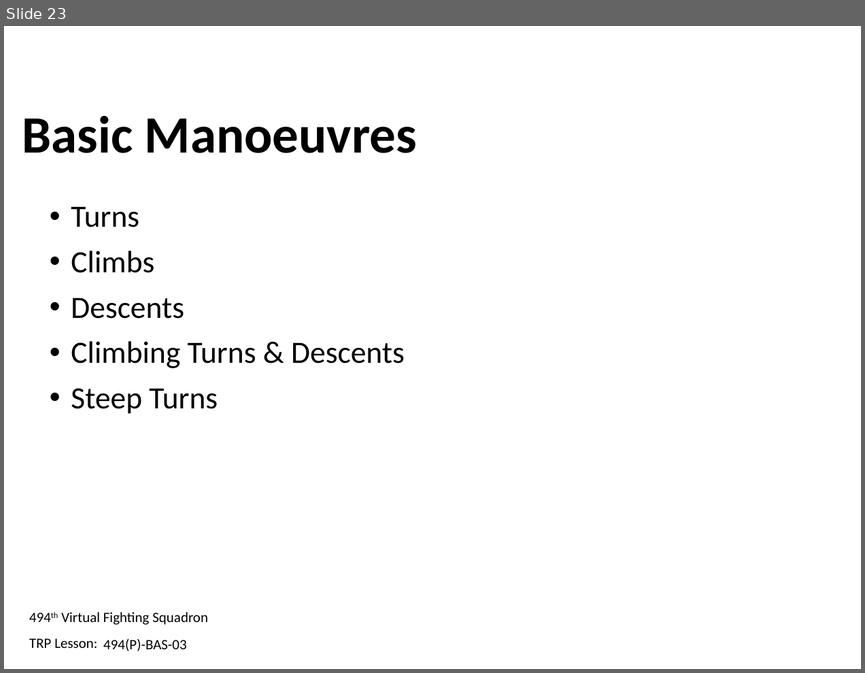
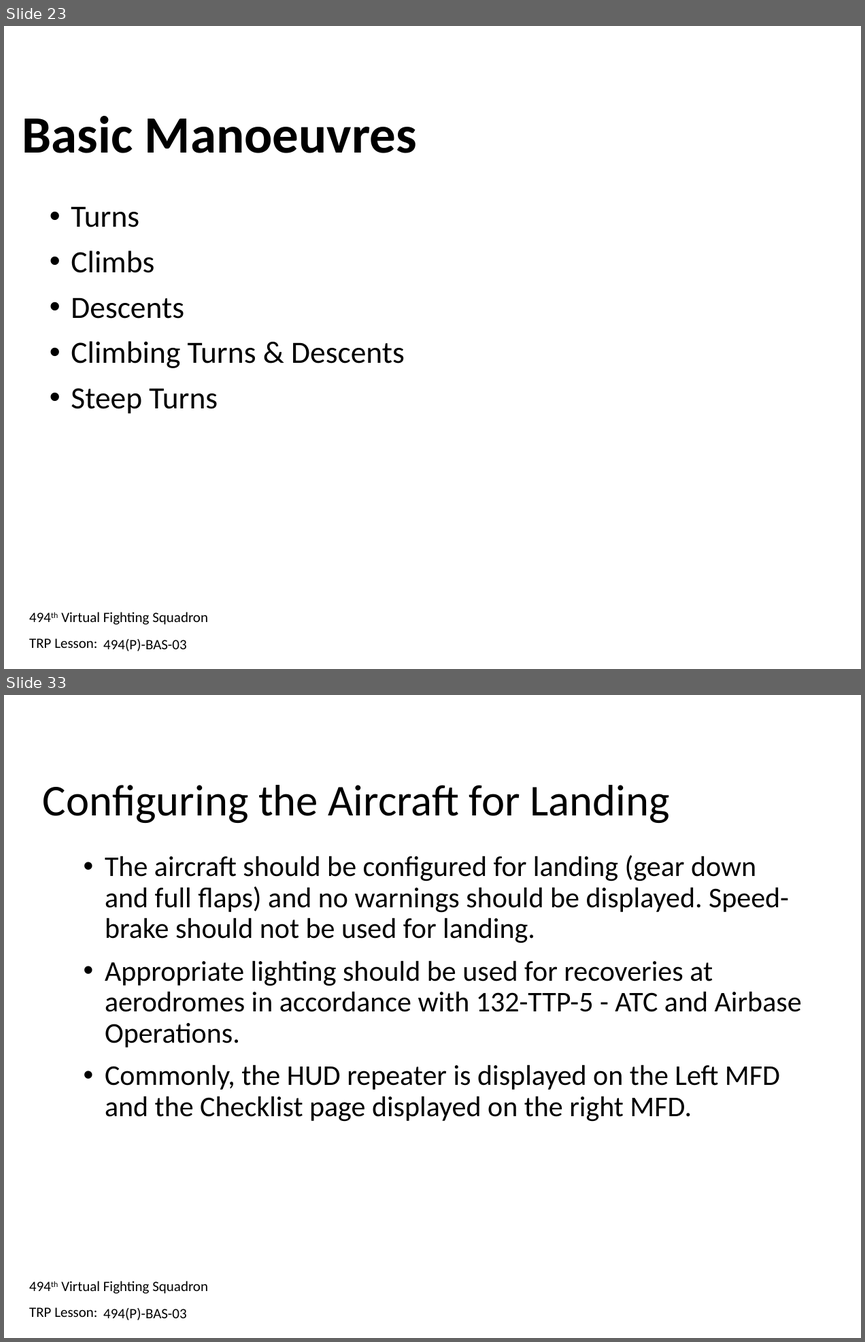
Before and after one commit to 132nd-vWing/132-TRP-494, a slide deck: TRP/BAS/BAS-03/494-BAS-03 - Trainee Presentation.pptx. Shown one above the other, each under a label of ours: slide 23 before the commit, slides 23 and 33 after it; the slides between them are not shown. The pictures are 865x673 and 865x1342 pixels, drawn with LibreOffice and Linux fonts; fonts in the diff are those of the drawing; background and template pictures are left out. Boxes give left, top, right and bottom in pixels: in the first picture for what was removed or moved away, otherwise in the second. Text is boxed around its words. In the diff, an @@ line names an element or a change of style, - is before the commit and + after.

```diff
--- a/TRP/BAS/BAS-03/494-BAS-03 - Trainee Presentation.pptx
+++ b/TRP/BAS/BAS-03/494-BAS-03 - Trainee Presentation.pptx
@@ slide 33 added at (x1=4, y1=695, x2=861, y2=1338), background #FFFFFF; not listed: 2 template elements that a slide beside it also shows @@
@@ title added at (x1=43, y1=785, x2=669, y2=823), 37 pt, text #000000 @@
+Configuring the Aircraft for Landing
@@ text added at (x1=105, y1=855, x2=802, y2=1121), 24 pt, text #000000 @@
+• The aircraft should be configured for landing (gear down and full flaps) and no warnings should be displayed. Speed-brake should not be used for landing.
+• Appropriate lighting should be used for recoveries at aerodromes in accordance with 132-TTP-5 - ATC and Airbase Operations.
+• Commonly, the HUD repeater is displayed on the Left MFD and the Checklist page displayed on the right MFD.
@@ text added at (x1=103, y1=1308, x2=186, y2=1320), 12 pt, text #000000 @@
+494(P)-BAS-03
```
Also in this commit, not shown: 3 slides changed, 14 other slides added.
